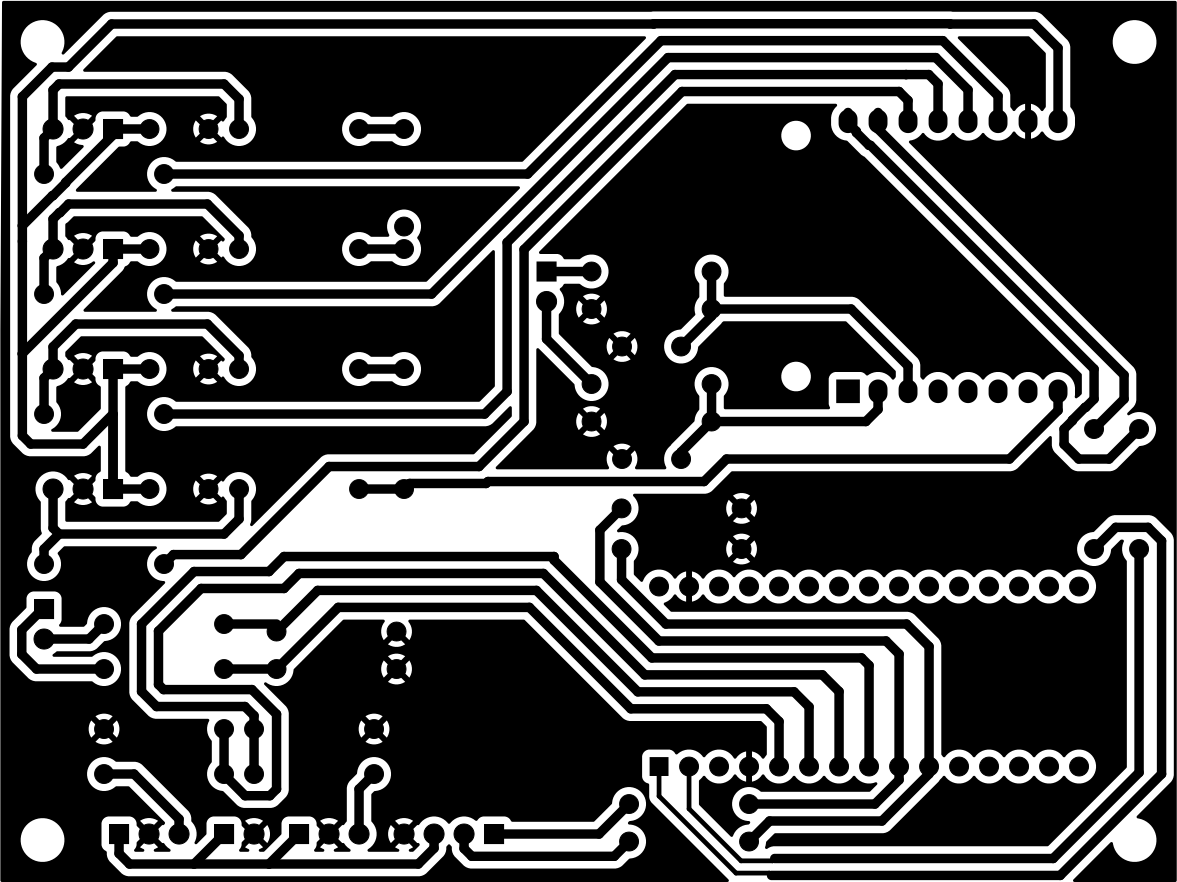
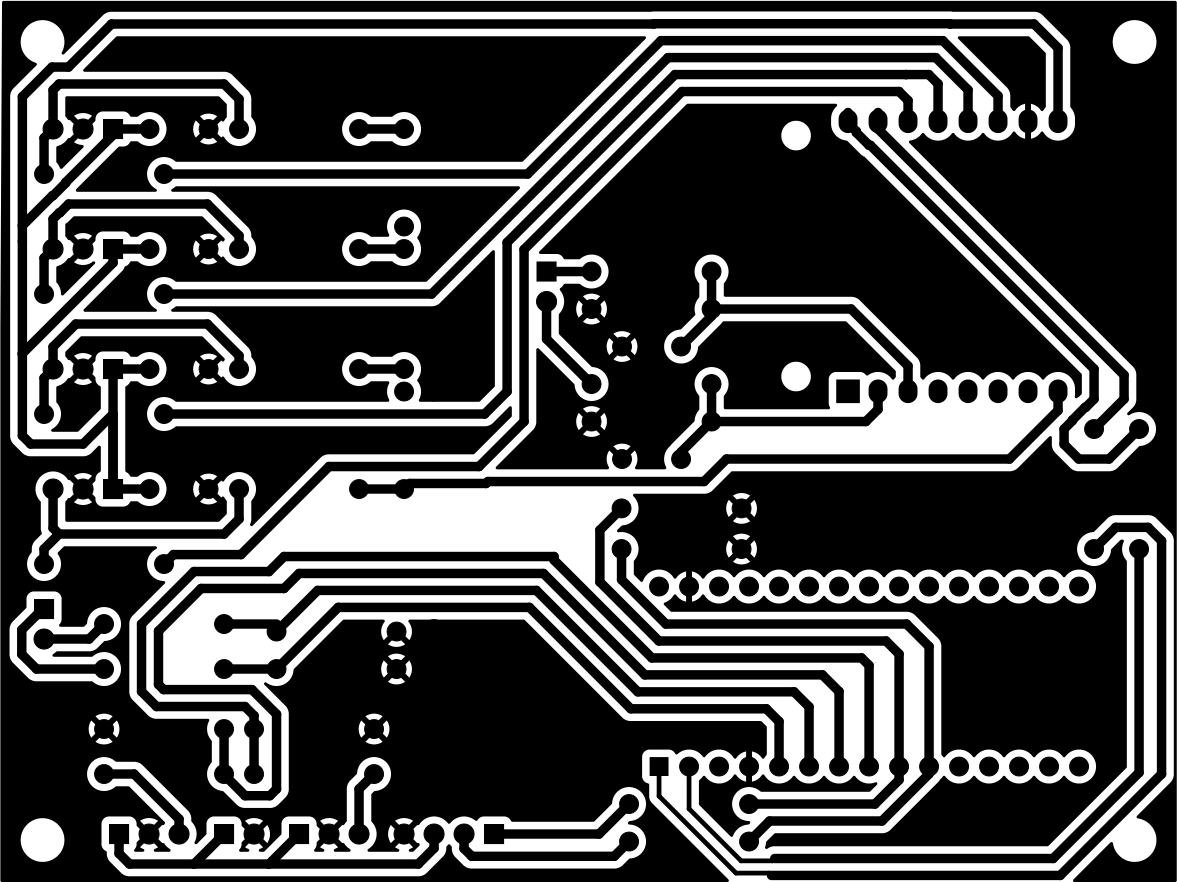
Revision of a layered 1177×882 image; what changed, layer by layer:
painted on "AVA-B_Cu.pdf" over [225, 379, 491, 620]
